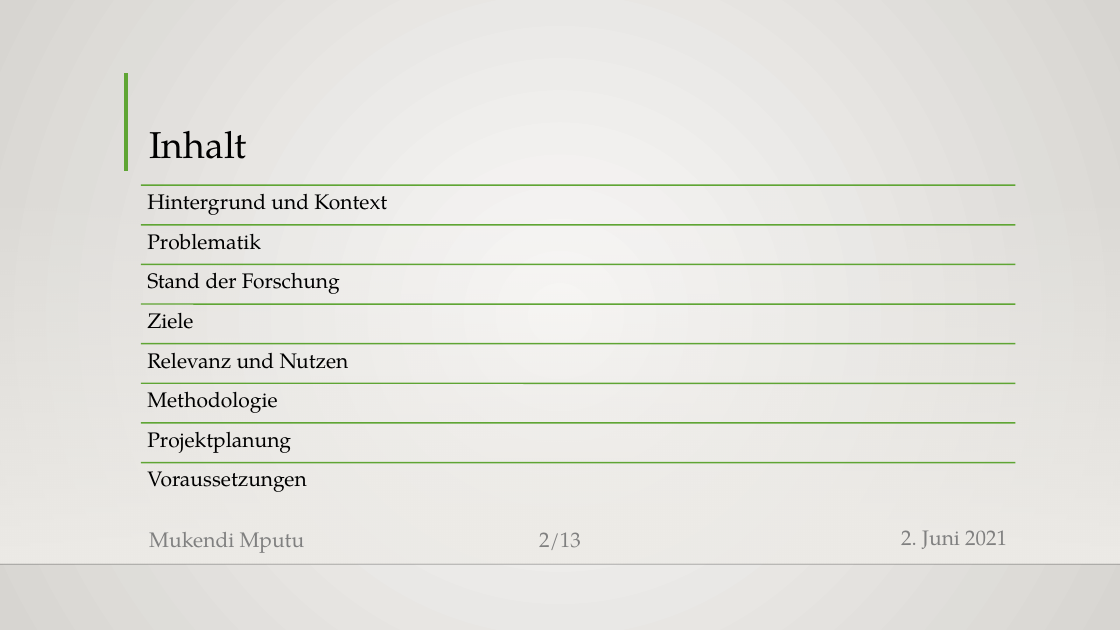
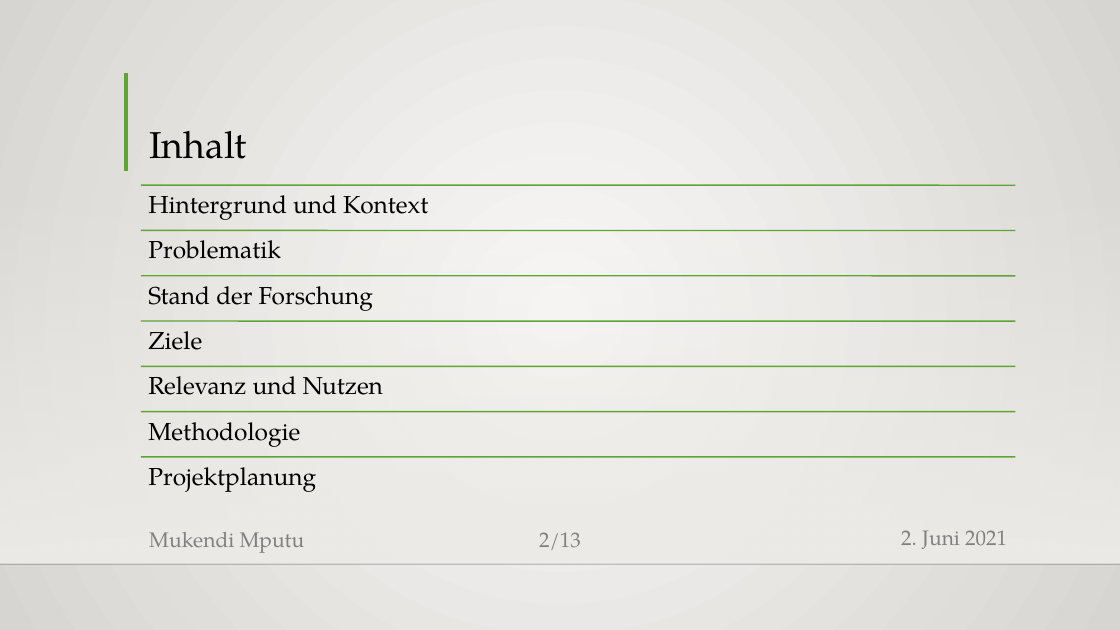
Before and after one commit to MukendiMputu/BachelorThesis, a slide deck: slide 2 of Proposalvortrag.pptx. Drawn at 1120x630 pixels with LibreOffice and Linux fonts; fonts in the diff are those of the drawing; background and template pictures are left out. Boxes give left, top, right and bottom in pixels: in the first picture for what was removed or moved away, otherwise in the second. Text is boxed around its words. In the diff, an @@ line names an element or a change of style, - is before the commit and + after.

```diff
--- a/Proposalvortrag.pptx
+++ b/Proposalvortrag.pptx
@@ line moved from (141, 225) - (1016, 225) to (141, 230) - (1016, 230) @@
@@ text "Stand der Forschung": place and size @@
-text "Stand der Forschung" at <box>147,273,340,294</box>
+text "Stand der Forschung" at <box>148,286,373,311</box>
@@ line moved from (141, 265) - (1016, 265) to (141, 276) - (1016, 276) @@
@@ text "Ziele": place and size @@
-text "Ziele" at <box>147,313,193,329</box>
+text "Ziele" at <box>148,331,202,350</box>
@@ line moved from (141, 304) - (1016, 304) to (141, 321) - (1016, 321) @@
@@ line removed from (141, 344) to (1016, 344) @@
@@ text "Relevanz und Nutzen": place and size @@
-text "Relevanz und Nutzen" at <box>147,353,349,369</box>
+text "Relevanz und Nutzen" at <box>148,376,383,395</box>
@@ line moved from (141, 383) - (1016, 383) to (141, 366) - (1016, 366) @@
@@ text "Methodologie": place and size @@
-text "Methodologie" at <box>147,391,277,413</box>
+text "Methodologie" at <box>148,422,300,447</box>
@@ line moved from (141, 423) - (1016, 423) to (141, 412) - (1016, 412) @@
@@ size 18 to 21 pt; more space between paragraphs in 7 elements at <box>148,195,428,220</box>, <box>148,240,281,259</box>, <box>148,286,373,311</box>, <box>148,331,202,350</box>, <box>148,376,383,395</box>, <box>148,422,300,447</box>, <box>148,467,316,492</box> @@
@@ text "Projektplanung": place and size @@
-text "Projektplanung" at <box>147,432,291,453</box>
+text "Projektplanung" at <box>148,467,316,492</box>
@@ line moved from (141, 463) - (1016, 463) to (141, 457) - (1016, 457) @@
@@ text removed at <box>147,471,306,492</box> @@
-Voraussetzungen
```
Also in this commit, not shown: 8 other slides changed, 4 slides added, 2 slides removed, 2 other files.
